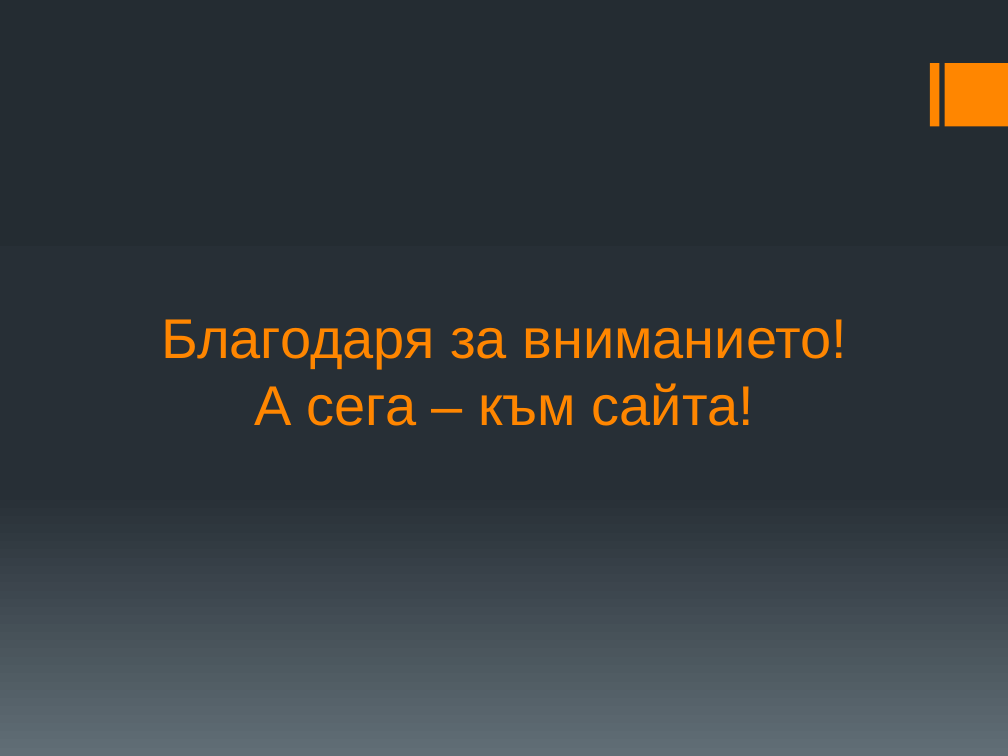
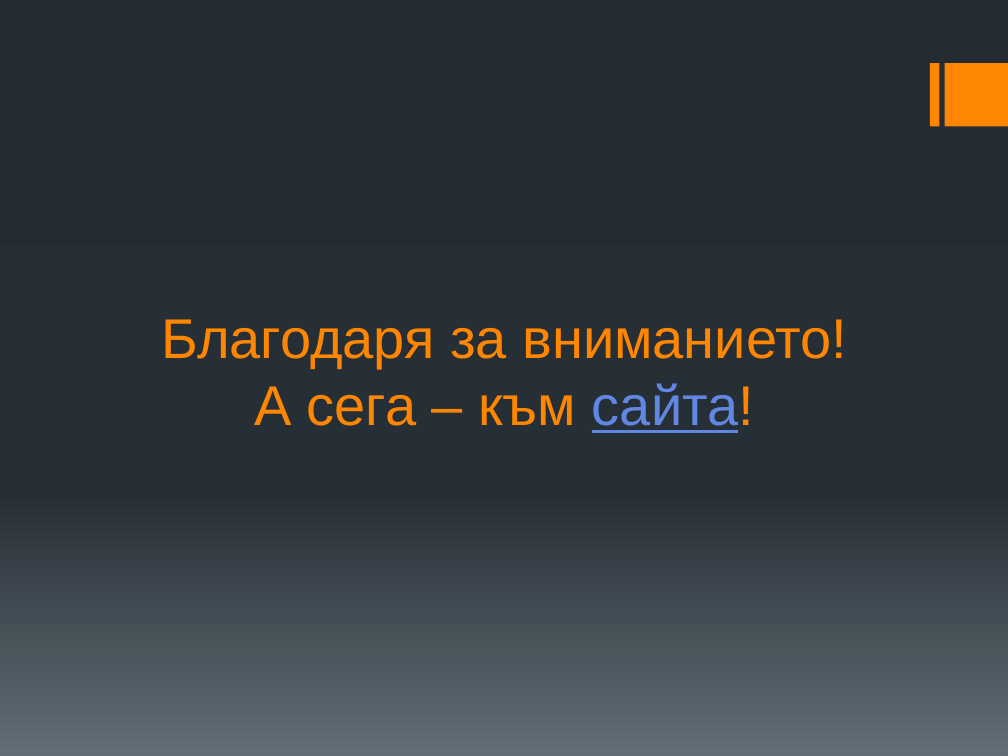
Before and after one commit to PTrendafilov/National-Olympyad-2022, a slide deck: slide 6 of Lets-Learn-Python.pptx. Drawn at 1008x756 pixels with LibreOffice and Linux fonts; fonts in the diff are those of the drawing. Boxes give left, top, right and bottom in pixels: in the first picture for what was removed or moved away, otherwise in the second. Text is boxed around its words. In the diff, an @@ line names an element or a change of style, - is before the commit and + after.

```diff
--- a/Lets-Learn-Python.pptx
+++ b/Lets-Learn-Python.pptx
@@ title "Благодаря за вниманието! А сега ..." at (161,319,847,433): text colour #FF8600 to #6187E3, underline on in "сайта!" @@
```
Also in this commit, not shown: 1 slide added.
